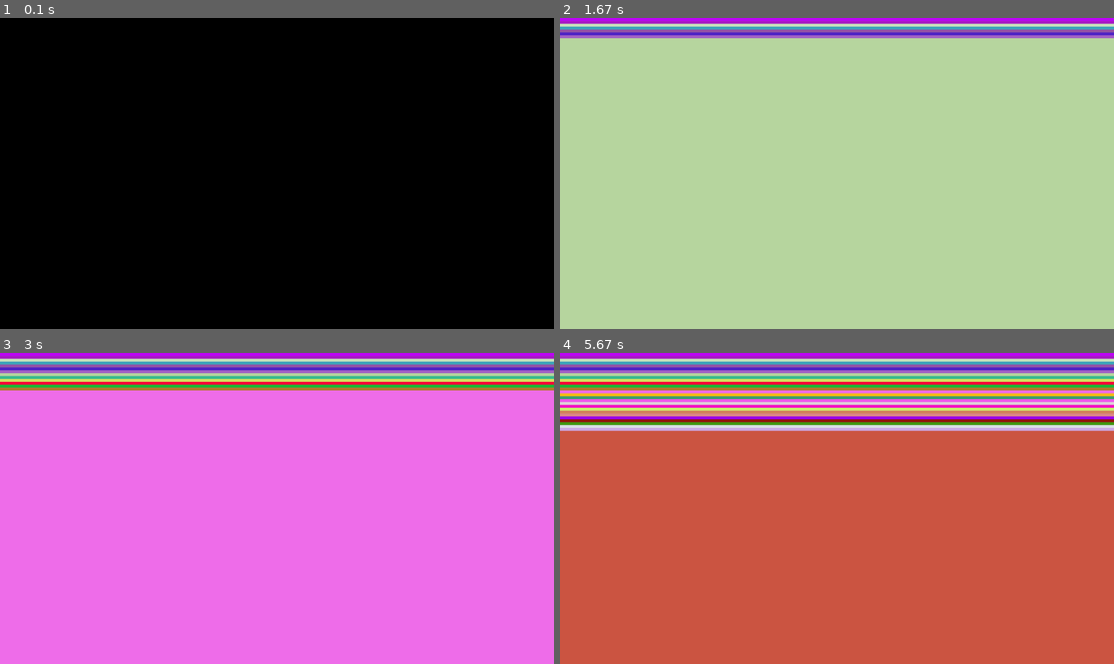
Above: before the commit, frames 1-4 (two rows, left to right).
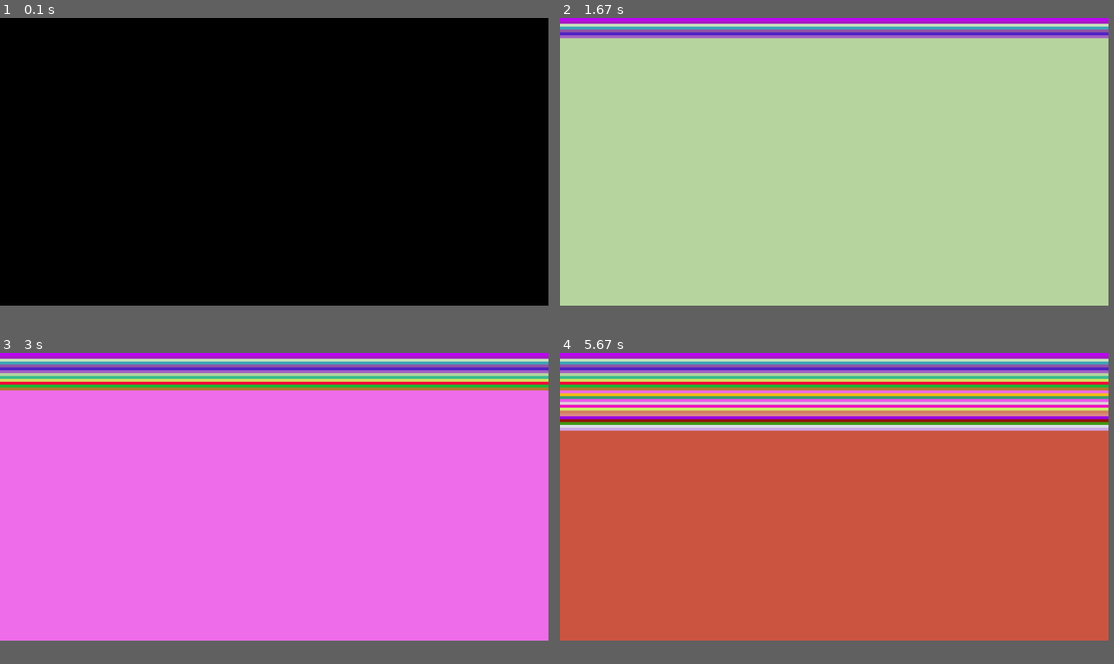
Above: after the commit, the same moments.

Repository: ESWDigitalWasteBins/DigitalWasteBins
Game: pygame game, started from dwb/display.py
Two runs of this game, one before a commit and one after it. Both use one fixed random seed, a clock stepped at 60 frames per second and the inputs below.
Inputs:
- Up to frame 1 (0.1 s): no input
- Up to frame 2 (1.67 s): no input
- Up to frame 3 (3 s): no input
- Up to frame 4 (5.67 s): no input
In our replay, the window is 900x506 before the commit and 891x468 after it. These sizes can differ from the game's own. Grey fills any space a smaller window leaves; there, only what the larger window draws over its background counts as a difference.

The runs differ from the first frame. In frame 1, only the window size differs. In frame 2, less than 0.1% of the frame differs, in the area x 99-100%, y 0-7%; in frame 3, 0.1%; in frame 4, 1.6%, in the area x 0-100%, y 0-26%.

Commit message:
Update screen

Diff:
--- a/dwb/display.py
+++ b/dwb/display.py
@@ -195,7 +195,7 @@
     pygame.init()
     # flags = pygame.FULLSCREEN | pygame.DOUBLEBUF
     # screen = pygame.display.set_mode((0, 0), flags)
-    screen = pygame.display.set_mode((1919, 1079))
+    screen = pygame.display.set_mode((1900, 1000))
     pygame.display.set_caption('Display Test')
 
     # header_height = int(TEXT_RATIO*screen.get_height())
